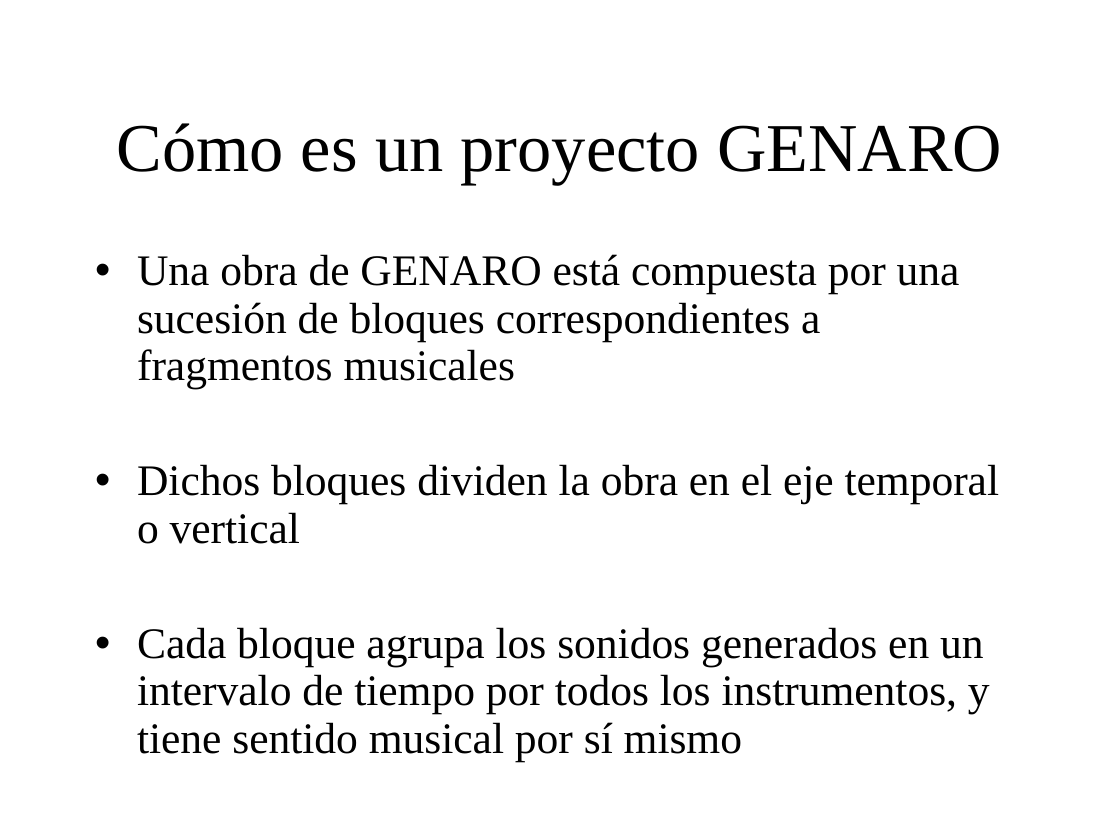
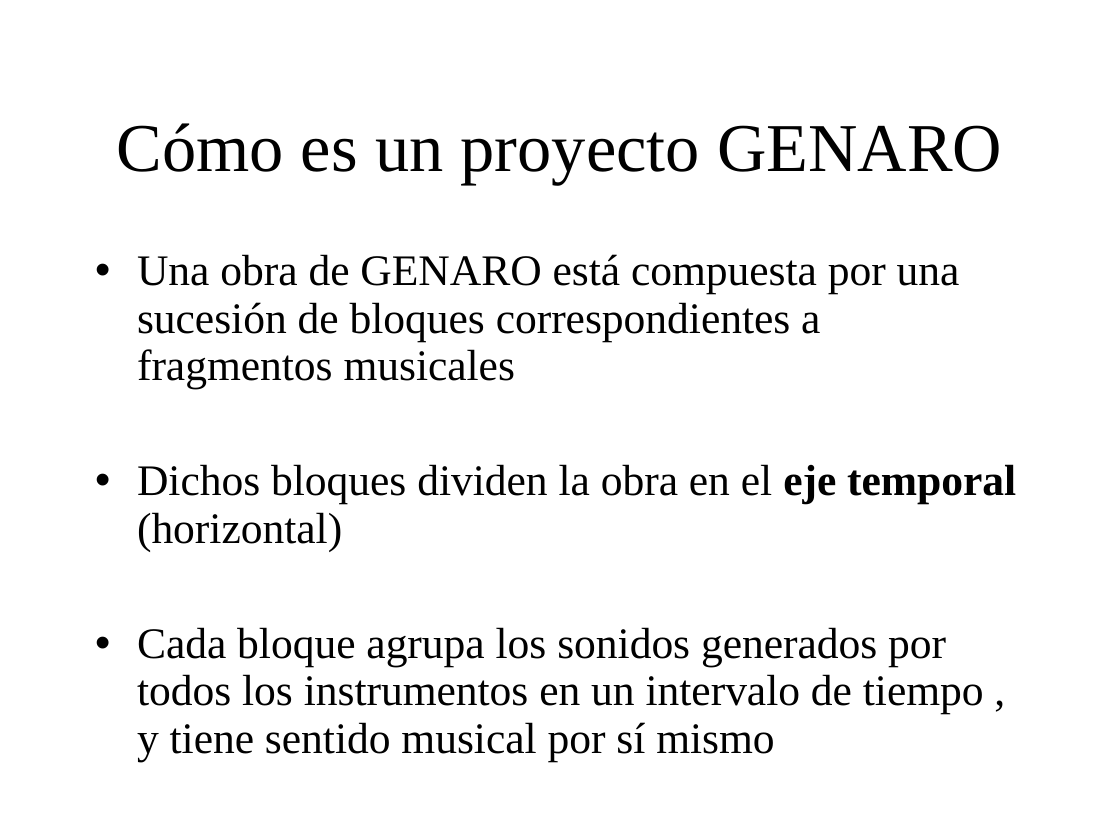
Before and after one commit to BackupTheBerlios/genaro, a slide deck: slide 7 of Documentos/MemoriaSSII/presentacion_proyecto.ppt (slide 6 before the commit). Drawn at 1120x840 pixels with LibreOffice and Linux fonts; fonts in the diff are those of the drawing; background and template pictures are left out. Boxes give left, top, right and bottom in pixels: in the first picture for what was removed or moved away, otherwise in the second. Text is boxed around its words. In the diff, an @@ line names an element or a change of style, - is before the commit and + after.

```diff
--- a/Documentos/MemoriaSSII/presentacion_proyecto.ppt
+++ b/Documentos/MemoriaSSII/presentacion_proyecto.ppt
@@ text at (x1=137, y1=464, x2=1016, y2=761): text changed @@
-• Dichos bloques dividen la obra en el eje temporal o vertical
-• Cada bloque agrupa los sonidos generados en un intervalo de tiempo por todos los instrumentos, y tiene sentido musical por sí mismo
+• Dichos bloques dividen la obra en el eje temporal (horizontal)
+• Cada bloque agrupa los sonidos generados por todos los instrumentos en un intervalo de tiempo , y tiene sentido musical por sí mismo
```
Also in this commit, not shown: 7 other slides changed, 17 slides added, 1 slide removed.
